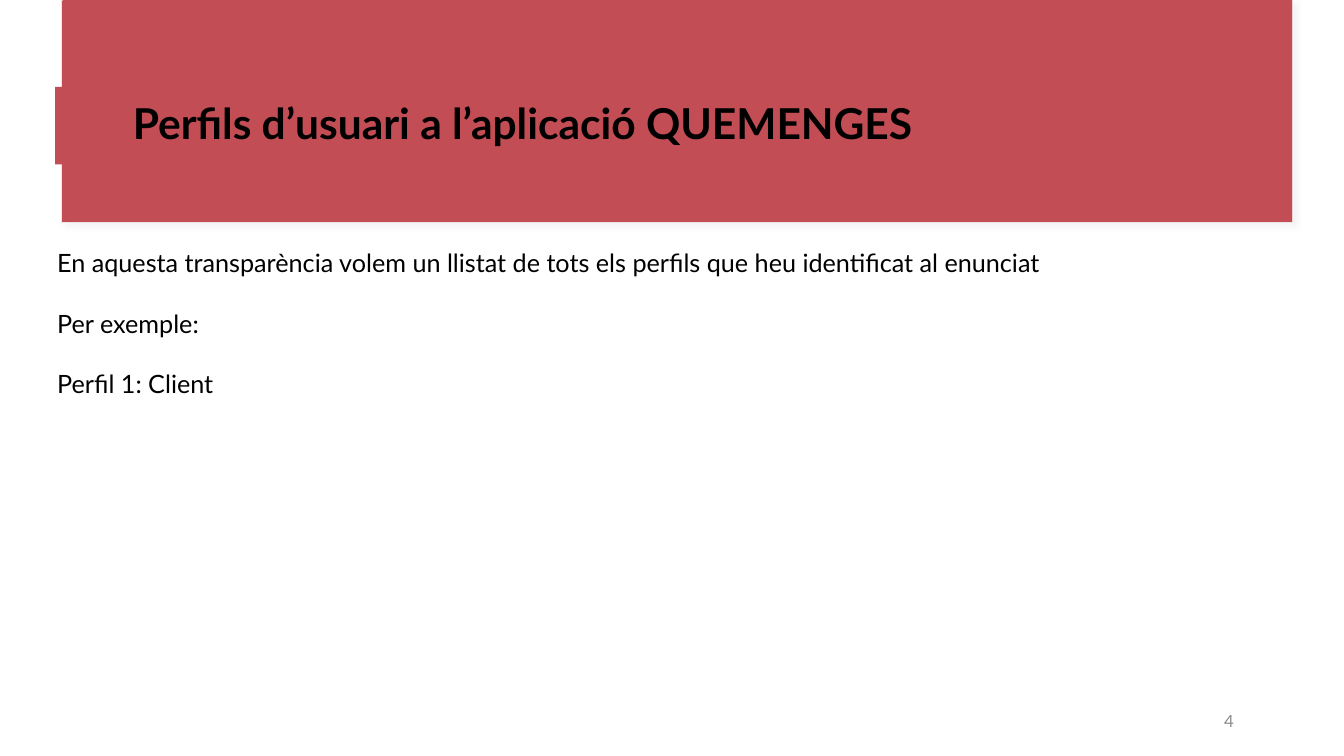
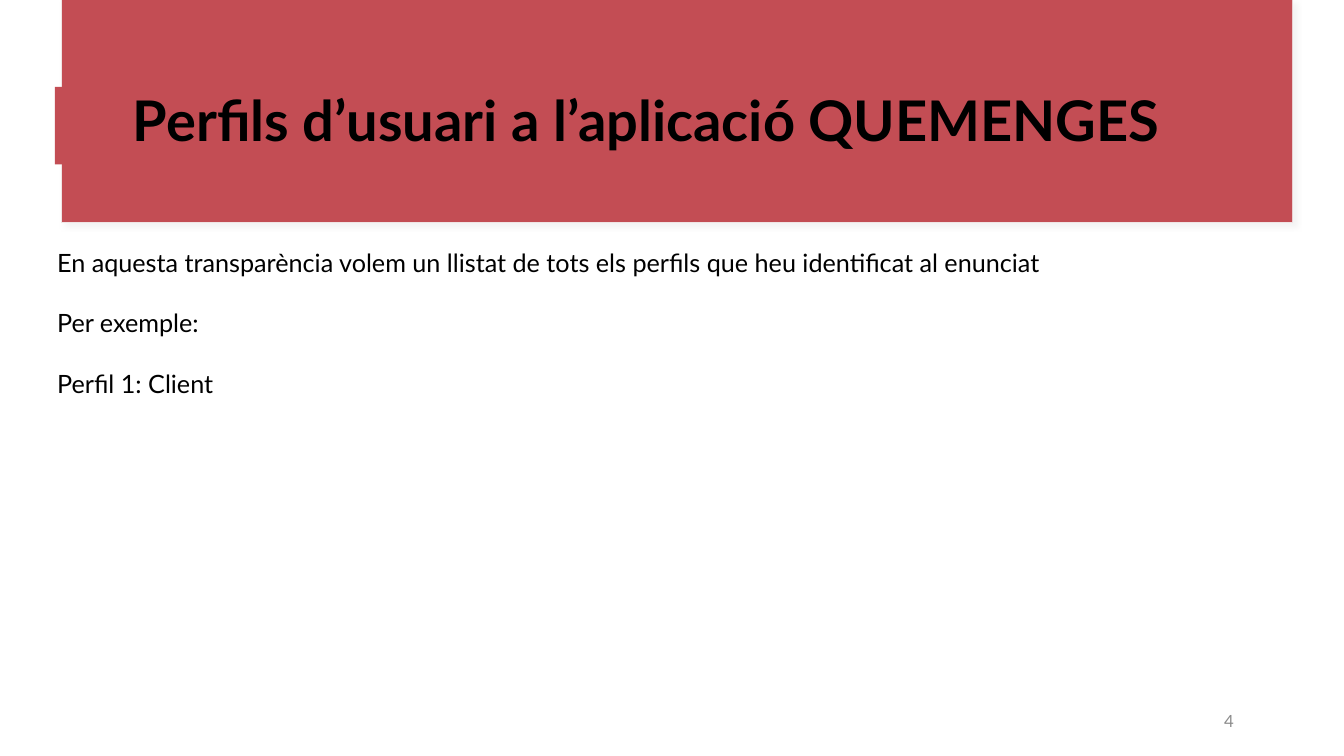
Before and after one commit to oscar-123458/ES26UAB-411-09, a slide deck: slide 4 of documents/Sprint_Review1_411_09.pptx. Drawn at 1344x756 pixels with LibreOffice and Linux fonts; fonts in the diff are those of the drawing. Boxes give left, top, right and bottom in pixels: in the first picture for what was removed or moved away, otherwise in the second. Text is boxed around its words. In the diff, an @@ line names an element or a change of style, - is before the commit and + after.

```diff
--- a/documents/Sprint_Review1_411_09.pptx
+++ b/documents/Sprint_Review1_411_09.pptx
@@ text "Perfils d’usuari a l’aplicació QUEMENGES" at bbox=[133, 98, 1160, 151]: size 30.4 to 40 pt; line spacing 0.9 to 0.8 @@
```
Also in this commit, not shown: 3 other slides changed.
